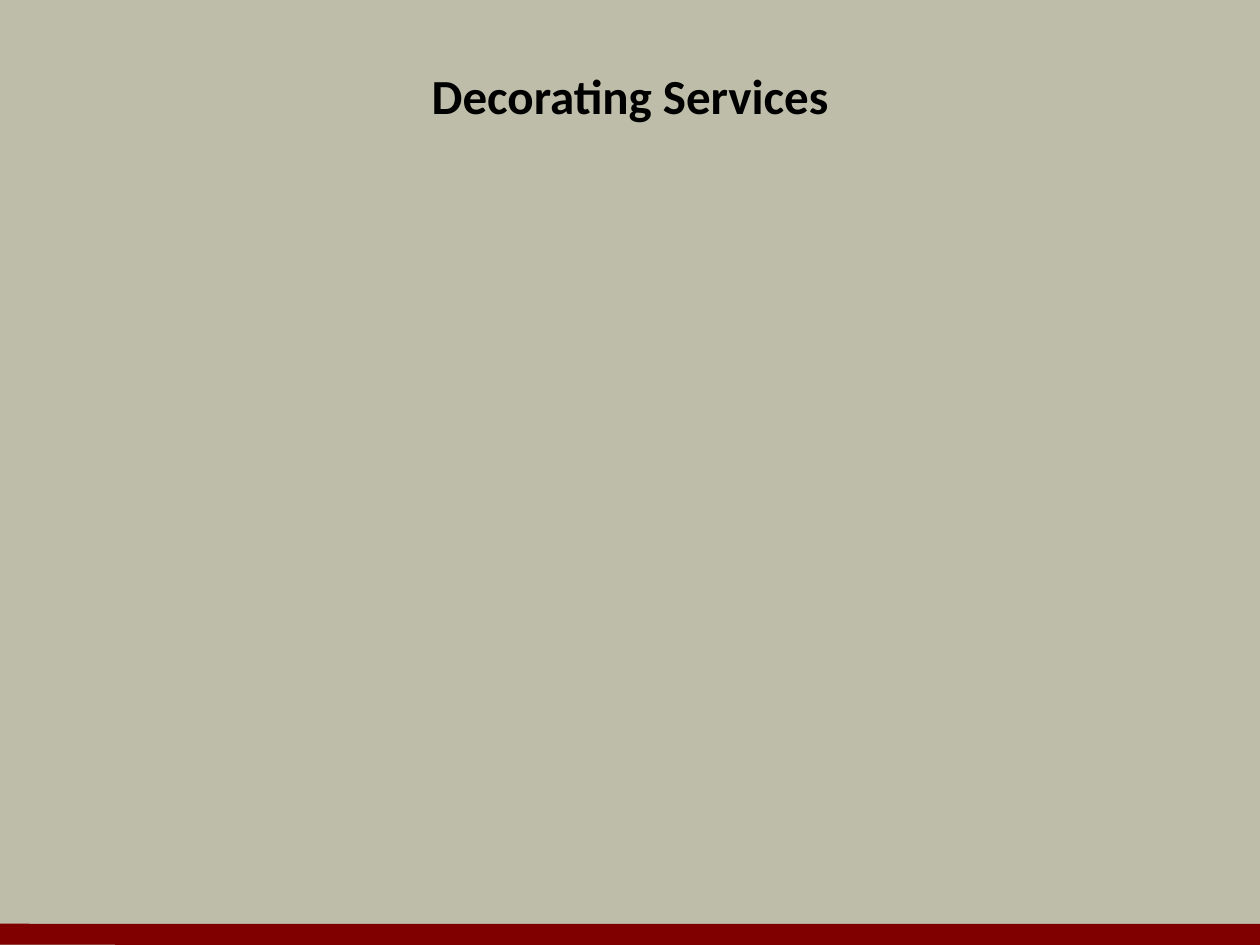
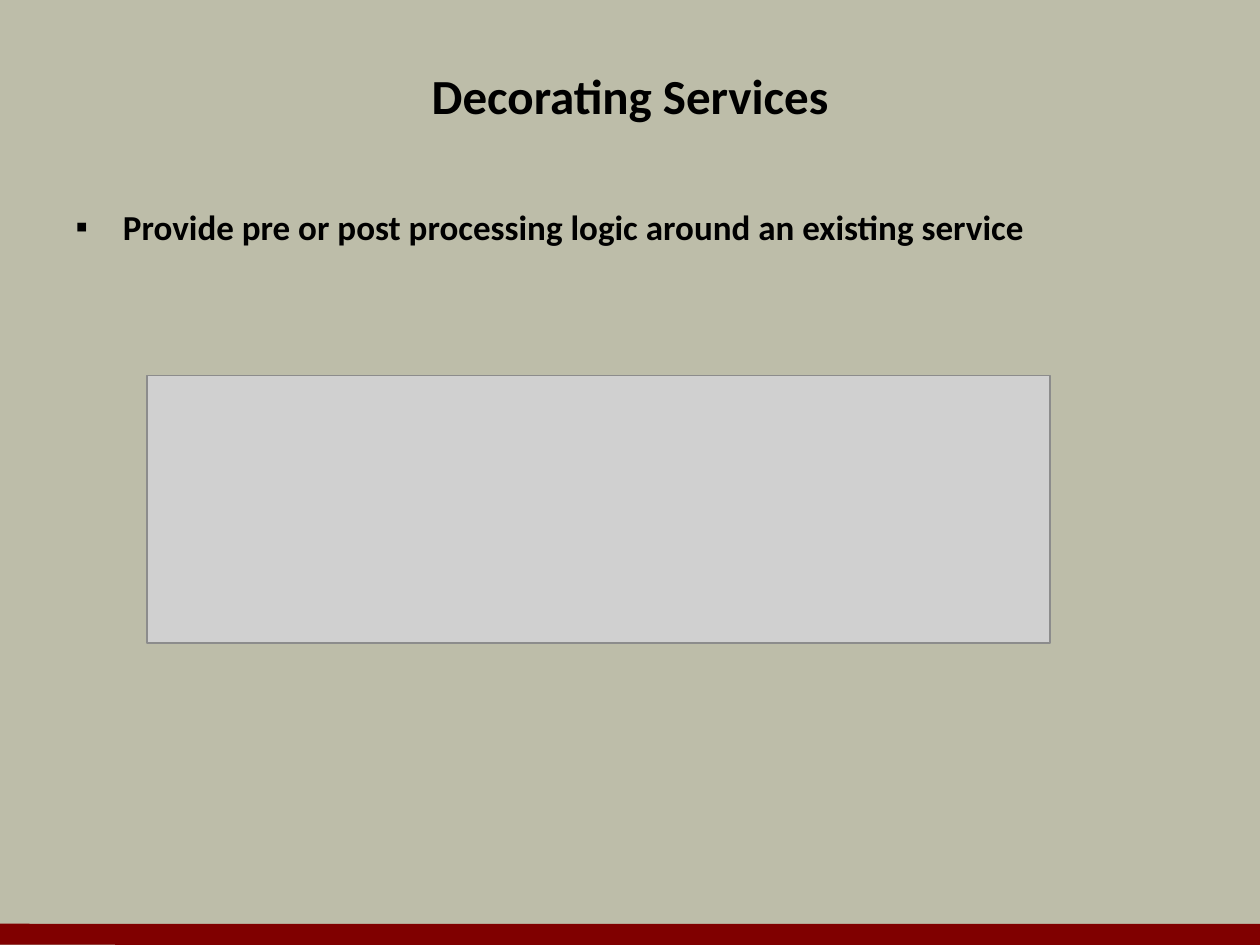
Before and after one commit to OdeToCode/classes, a slide deck: slide 12 of angularjs/slides/04_Services.pptx (slide 13 before the commit). Drawn at 1260x945 pixels with LibreOffice and Linux fonts; fonts in the diff are those of the drawing; grey boxes stand for pictures; background and template pictures are left out. Boxes give left, top, right and bottom in pixels: in the first picture for what was removed or moved away, otherwise in the second. Text is boxed around its words. In the diff, an @@ line names an element or a change of style, - is before the commit and + after.

```diff
--- a/angularjs/slides/04_Services.pptx
+++ b/angularjs/slides/04_Services.pptx
@@ text added at [123,215,1024,246], 20 pt, text #000000, bold @@
+▪ Provide pre or post processing logic around an existing service
@@ picture added at [147,375,1051,643] @@
```
Also in this commit, not shown: 14 other slides changed, 5 slides added, 7 slides removed, 36 other files.
